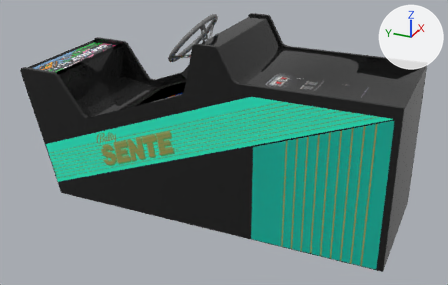
The FBX model Assets/3darcade/models/games/stocker/stocker.FBX, before and after one commit.
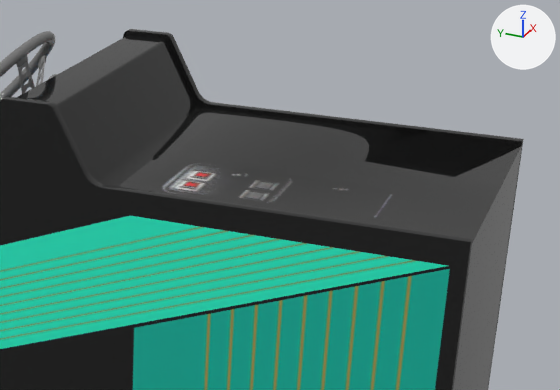
Old and new are each drawn whole from a 50 mm lens placed at (-2.57, -0.28, 1.11), pointed at (-0.05, 0.86, -0.15) and again close up on the part from 43% to 99% of the width and 0% to 61% of the height. Every picture has the same lights, and +X, +Y and +Z are marked at upper right. Where no turn or scale is listed for an object, it has been applied to the vertices. Vertices at the same position are counted once.

In view in the first close-up: 'stockerblack', 'stockercab'.
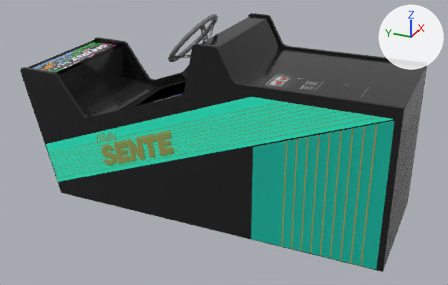
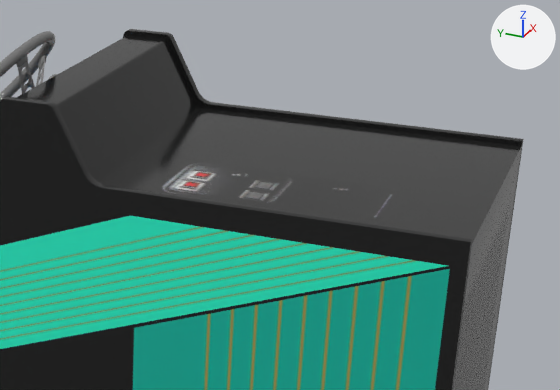
The newer file is also turned or shifted as a whole; pictures and numbers use the older file's frame.

What differs and where, as boxes (x1, y1, x2, y2) in the close-ups (560 x 390 px; the box of a moved part takes in the faces that stretch with it):
part 1 of me_stockercab, moved or reshaped
    both: (3, 29, 524, 390)

What the commit changed:
In material 'stockersideart' (mat_stockersideart), roughness goes from 0.0 to 0.124.
me_stockercab is used by ob_stockercab; location (0.0, 0.915, -0.032).
me_stockercab had 714 vertices, 1076 faces and spanned x -0.32..0.32, y -0.91..0.91, z -0.44..0.44.
me_stockercab now has 582 vertices, 1060 faces and spans x -0.32..0.32, y -0.91..0.91, z -0.44..0.44.
Part 1, on me_stockercab:
132 vertices are removed from x -0.32..0.32, y -0.91..0.91, z -0.44..0.44.
294 faces are deleted.
278 new faces join them.
